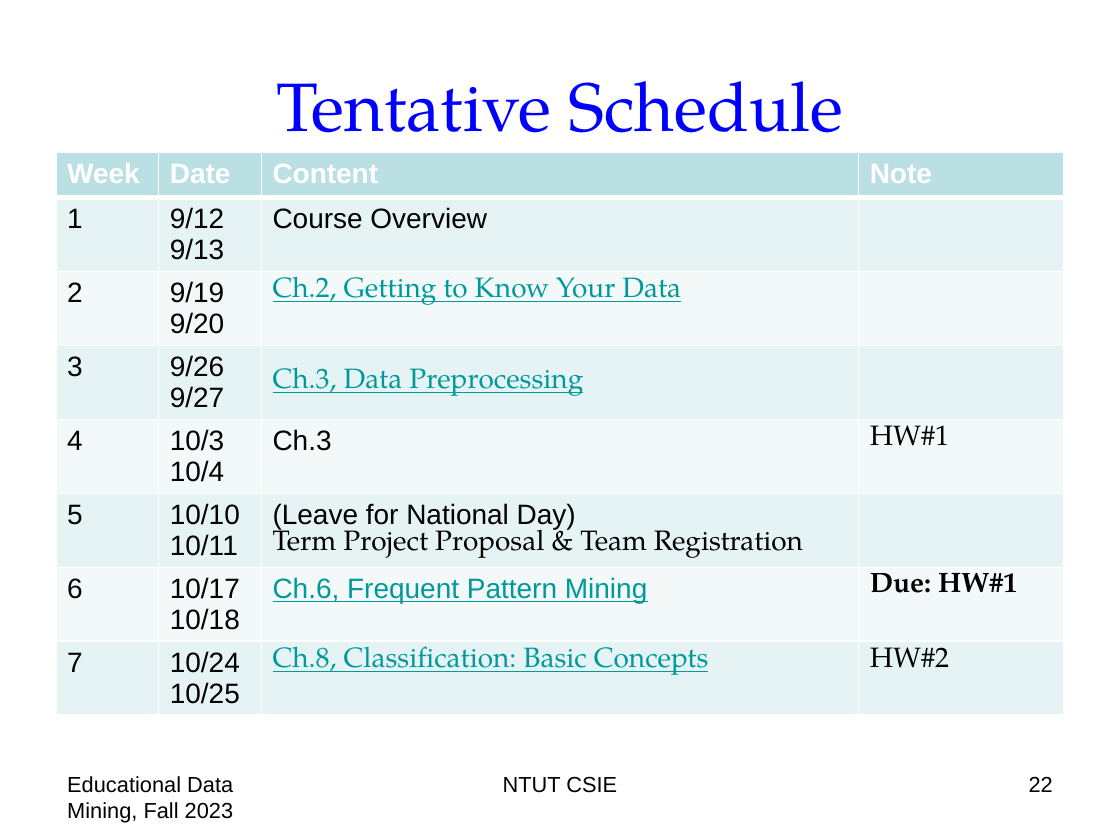
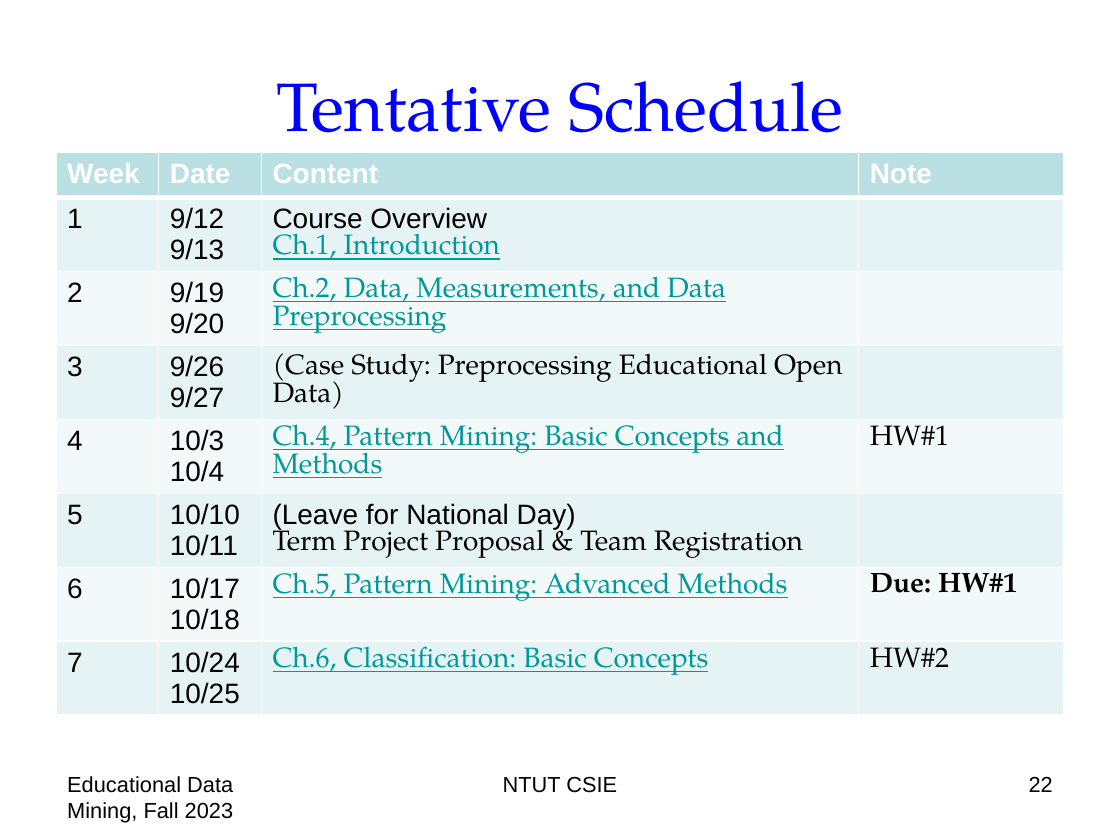
Before and after one commit to chriswjh/chriswjh.github.io, a slide deck: slide 22 of EDM/00-overview.pptx. Drawn at 1120x840 pixels with LibreOffice and Linux fonts; fonts in the diff are those of the drawing. Boxes give left, top, right and bottom in pixels: in the first picture for what was removed or moved away, otherwise in the second. Text is boxed around its words. In the diff, an @@ line names an element or a change of style, - is before the commit and + after.

```diff
--- a/EDM/00-overview.pptx
+++ b/EDM/00-overview.pptx
@@ table at (x1=56, y1=152, x2=1064, y2=747) @@
-row 2, column 3: Course Overview
+row 2, column 3: Course Overview / Ch.1, Introduction
-row 3, column 3: Ch.2, Getting to Know Your Data
+row 3, column 3: Ch.2, Data, Measurements, and Data Preprocessing
-row 4, column 3: Ch.3, Data Preprocessing
+row 4, column 3: (Case Study: Preprocessing Educational Open Data)
-row 5, column 3: Ch.3
+row 5, column 3: Ch.4, Pattern Mining: Basic Concepts and Methods
-row 7, column 3: Ch.6, Frequent Pattern Mining
+row 7, column 3: Ch.5, Pattern Mining: Advanced Methods
-row 8, column 3: Ch.8, Classification: Basic Concepts
+row 8, column 3: Ch.6, Classification: Basic Concepts
```
Also in this commit, not shown: 2 other slides changed.
